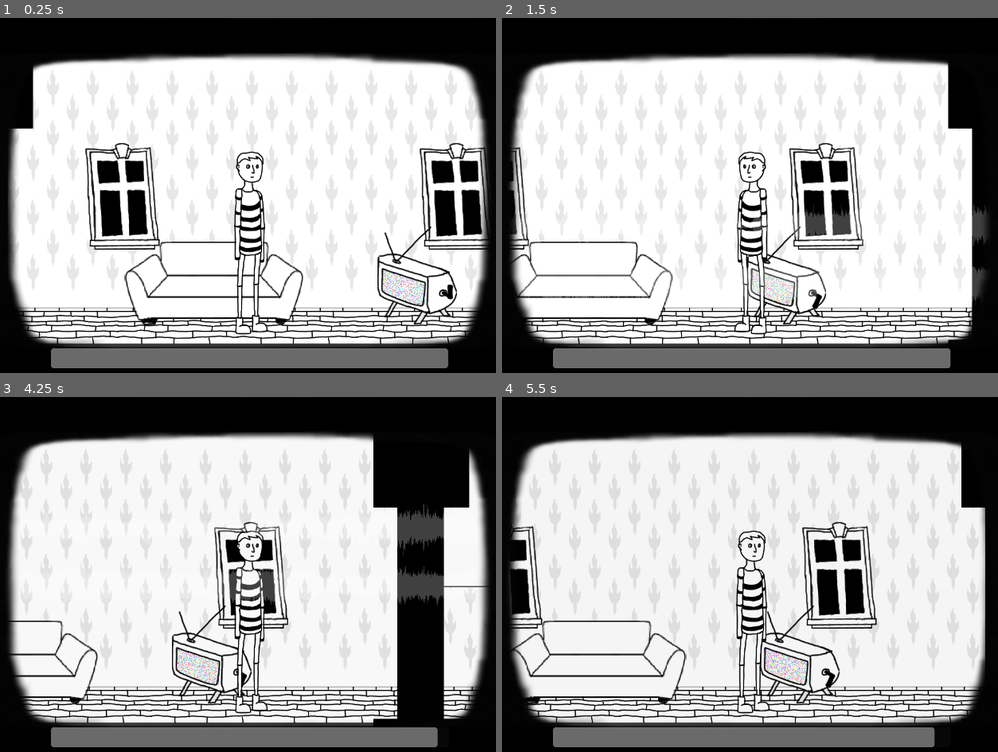
Above: before the commit, frames 1-4 (two rows, left to right).
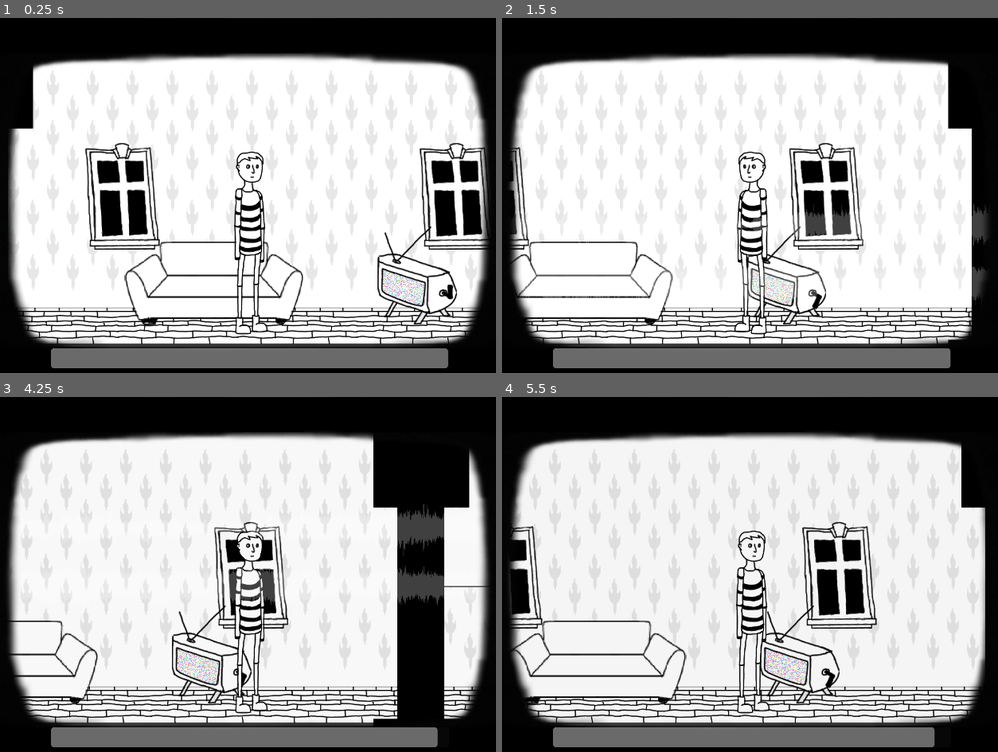
Above: after the commit, the same moments.

Repository: badzianga/booger-aids
Game: Godot game, scene res://scenes/house/house.tscn
The game is run twice, just before and just after one commit, with the same random seed, the same clock (stepped at 60 frames per second) and the same inputs.
Inputs (mouse positions are in pixels of both pictures, inside the frame that each line leads up to):
- Up to frame 1 (0.25 s): no input
- Up to frame 2 (1.5 s): tap Enter (ui_accept) at 0.5, 0.77 s; move the mouse to (918, 284) at 0.52 s; press the mouse at (918, 284) at 0.53 s; move the mouse to (626, 213) at 1.27 s; release the mouse at (626, 213) at 1.28 s; click (626, 213) at 1.35 s
- Up to frame 3 (4.25 s): tap Enter (ui_accept) at 1.52, 3.02, 3.77 s; move the mouse to (312, 496) at 2.02 s; press the mouse at (312, 496) at 2.03 s; move the mouse to (218, 649) at 2.77 s; release the mouse at (218, 649) at 2.78 s; click (218, 649) at 2.85 s; move the mouse to (441, 631) at 3.52 s; press the mouse at (441, 631) at 3.53 s
- Up to frame 4 (5.5 s): move the mouse to (561, 521) at 4.27 s; release the mouse at (561, 521) at 4.28 s; click (561, 521) at 4.35 s; tap Enter (ui_accept) at 4.52 s; move the mouse to (784, 574) at 5.02 s; press the mouse at (784, 574) at 5.03 s

The runs differ from the first frame. In frame 2, less than 0.1% of the frame differs, in the area x 94-95%, y 31-88%; in frame 3, less than 0.1%, in the area x 89-90%, y 31-91%; in frame 4, less than 0.1%.

Commit message:
Added pillars

Diff:
--- a/scenes/house/house.tscn
+++ b/scenes/house/house.tscn
@@ -12,6 +12,8 @@
 [sub_resource type="RectangleShape2D" id="RectangleShape2D_w2ne1"]
 size = Vector2(2561, 594)
 
+[sub_resource type="CanvasTexture" id="CanvasTexture_lrghs"]
+
 [node name="House" type="Node2D"]
 
 [node name="RoomLayout" type="Sprite2D" parent="."]
@@ -152,3 +154,68 @@
 
 [node name="Camera" type="Camera2D" parent="Player"]
 offset = Vector2(0, -70)
+
+[node name="Columns" type="Node2D" parent="."]
+
+[node name="Column" type="Sprite2D" parent="Columns"]
+modulate = Color(0, 0, 0, 1)
+z_index = 1
+position = Vector2(5444, 527)
+scale = Vector2(94.0002, 646)
+texture = SubResource("CanvasTexture_lrghs")
+
+[node name="Column2" type="Sprite2D" parent="Columns"]
+modulate = Color(0, 0, 0, 1)
+z_index = 1
+position = Vector2(6734, 501)
+scale = Vector2(94.0002, 646)
+texture = SubResource("CanvasTexture_lrghs")
+
+[node name="Column3" type="Sprite2D" parent="Columns"]
+modulate = Color(0, 0, 0, 1)
+z_index = 1
+position = Vector2(2854, 1259)
+scale = Vector2(94.0002, 646)
+texture = SubResource("CanvasTexture_lrghs")
+
+[node name="Column4" type="Sprite2D" parent="Columns"]
+modulate = Color(0, 0, 0, 1)
+z_index = 1
+position = Vector2(4154, 1257)
+scale = Vector2(94.0002, 646)
+texture = SubResource("CanvasTexture_lrghs")
+
+[node name="Column5" type="Sprite2D" parent="Columns"]
+modulate = Color(0, 0, 0, 1)
+z_index = 1
+position = Vector2(5444, 1273)
+scale = Vector2(94.0002, 646)
+texture = SubResource("CanvasTexture_lrghs")
+
+[node name="Column6" type="Sprite2D" parent="Columns"]
+modulate = Color(0, 0, 0, 1)
+z_index = 1
+position = Vector2(6734, 1269)
+scale = Vector2(94.0002, 646)
+texture = SubResource("CanvasTexture_lrghs")
+
+[node name="Column7" type="Sprite2D" parent="Columns"]
+modulate = Color(0, 0, 0, 1)
+z_index = 1
+position = Vector2(1576, 2019)
+scale = Vector2(94.0002, 646)
+texture = SubResource("CanvasTexture_lrghs")
+
+[node name="Column8" type="Sprite2D" parent="Columns"]
+modulate = Color(0, 0, 0, 1)
+z_index = 1
+position = Vector2(2855, 2023)
+scale = Vector2(94.0002, 646)
+texture = SubResource("CanvasTexture_lrghs")
+
+[node name="Column9" type="Sprite2D" parent="Columns"]
+modulate = Color(0, 0, 0, 1)
+z_index = 1
+position = Vector2(2855, 2770)
+scale = Vector2(94.0002, 646)
+texture = SubResource("CanvasTexture_lrghs")
Not shown: 1 places in scenes/house/house.tscn that only renumber resources
